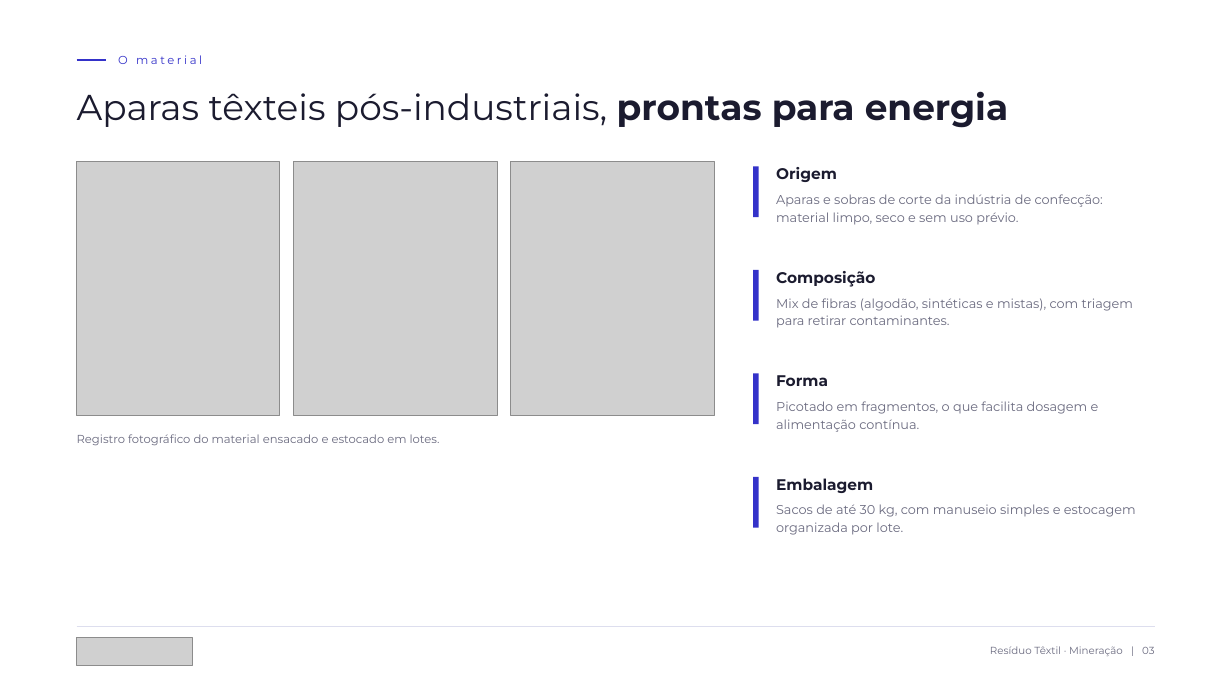
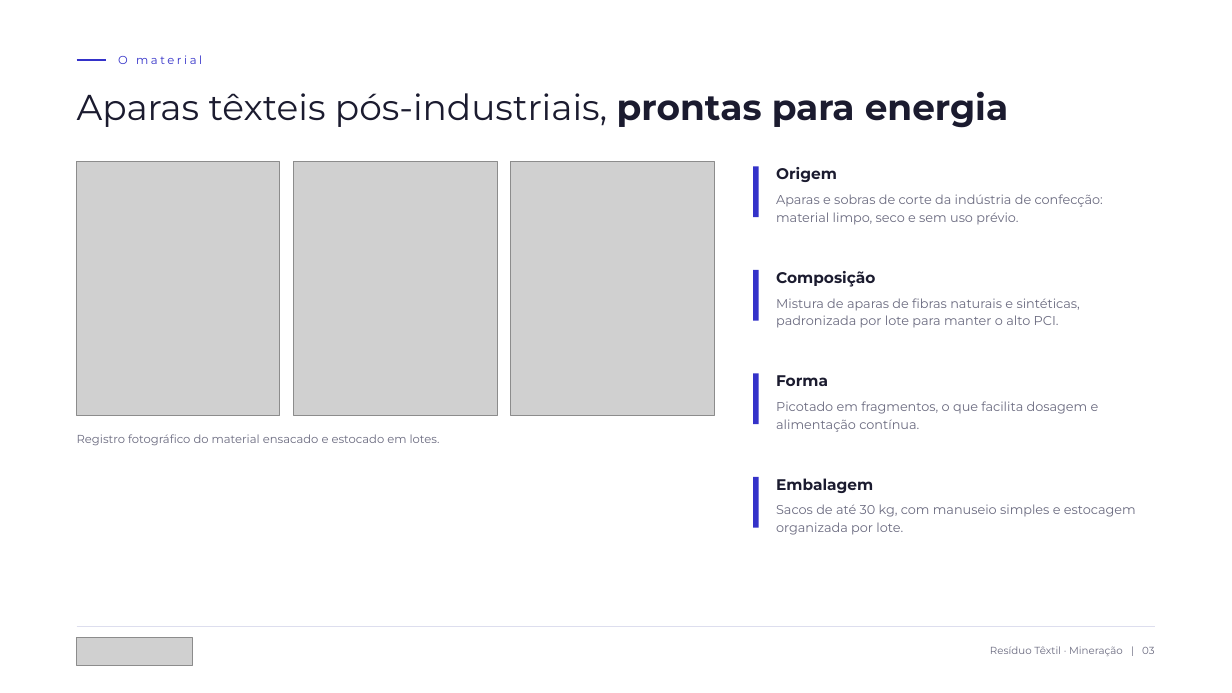
Before and after one commit to rogerio27238899/K, a slide deck: slide 3 of apresentacao-mineradora/Nunes_Lucato_Residuo_Textil_Mineradora.pptx. Drawn at 1232x693 pixels with LibreOffice and Linux fonts; fonts in the diff are those of the drawing; grey boxes stand for pictures. Boxes give left, top, right and bottom in pixels: in the first picture for what was removed or moved away, otherwise in the second. Text is boxed around its words. In the diff, an @@ line names an element or a change of style, - is before the commit and + after.

Commit message:
Atualiza apresentação: tudo em nome da Nunes, capacidade 1.000 t/mês e análise interna
- Novo slide de capacidade e logística (1.000 t/mês, cargas de 14 t, energia/mês)
- Material descrito como mistura de fibras (explica o PCI alto)
- Pedido de cotação formal em R$/t nos próximos passos
- Metadados do arquivo em nome da Nunes & Lucato
- analise-comercial-interna.md com frete, saldos, preço mínimo e R$/GJ

```diff
--- a/apresentacao-mineradora/Nunes_Lucato_Residuo_Textil_Mineradora.pptx
+++ b/apresentacao-mineradora/Nunes_Lucato_Residuo_Textil_Mineradora.pptx
@@ text at (776,298,1080,328): text changed @@
-Mix de fibras (algodão, sintéticas e mistas), com triagem para retirar contaminantes.
+Mistura de aparas de fibras naturais e sintéticas, padronizada por lote para manter o alto PCI.
```
Also in this commit, not shown: 4 other slides changed, 1 slide added, 4 other files.
